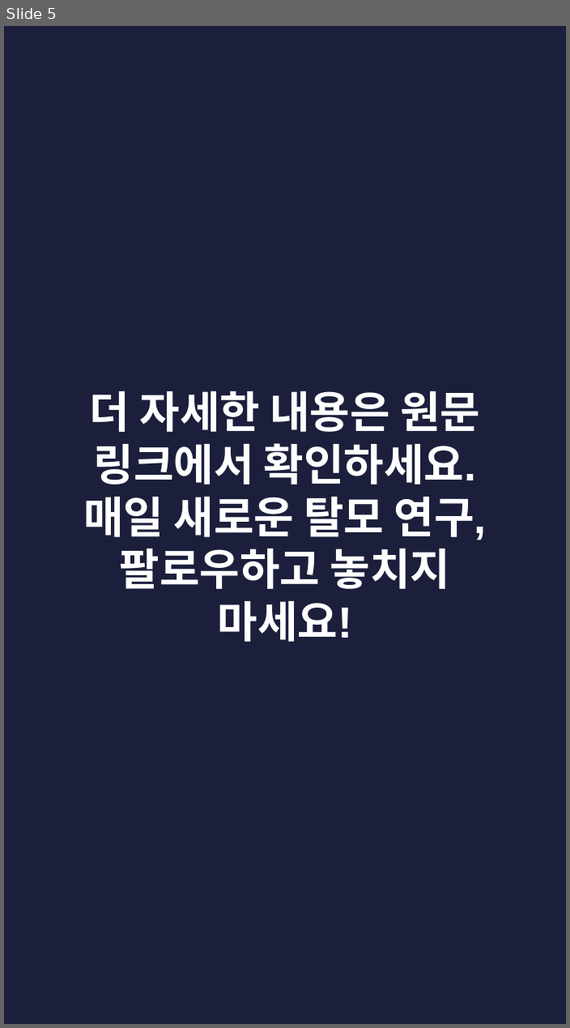
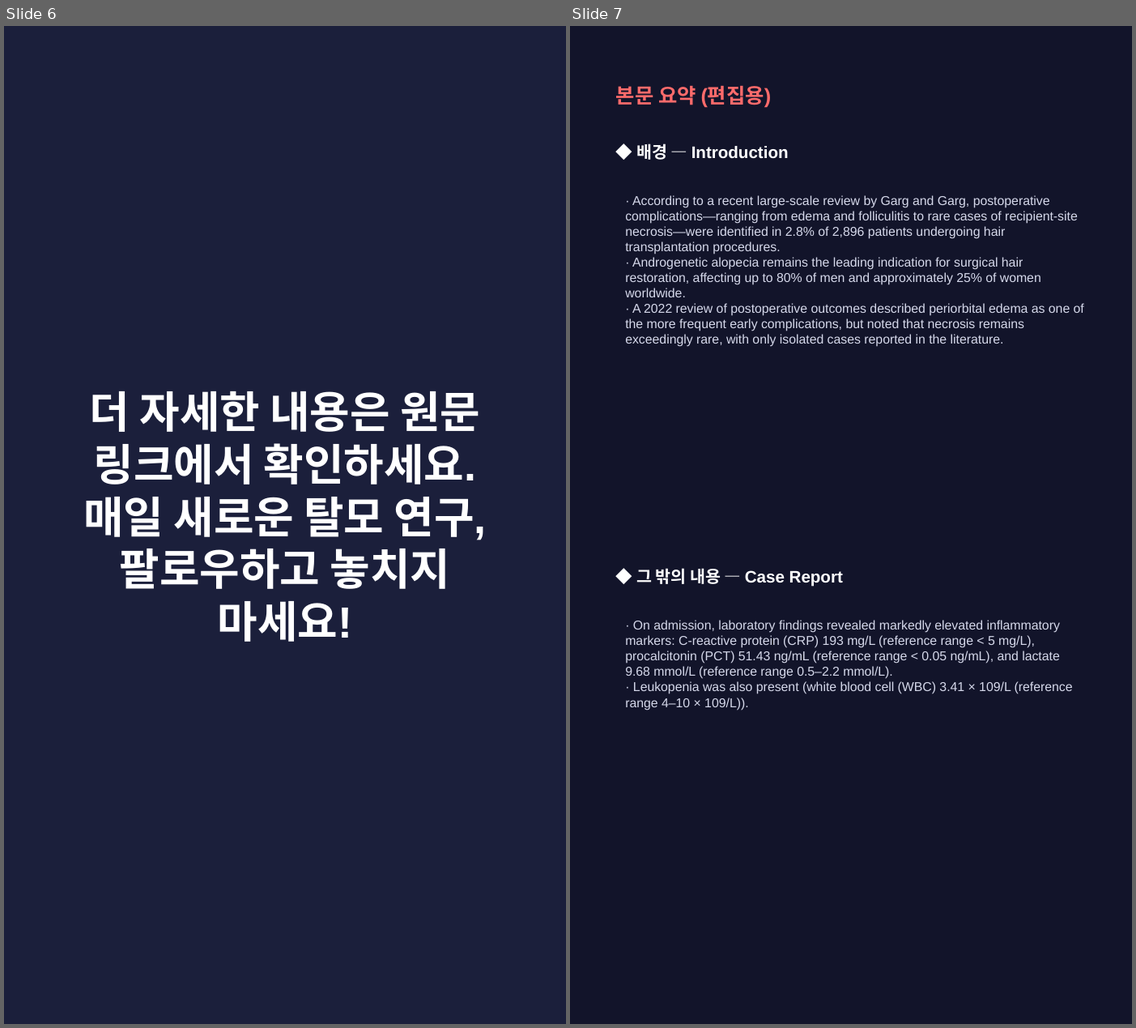
Before and after one commit to hyokang2010-BJ-ANTH/product-builder-test, a slide deck: pwa/data/latest/slides.pptx. Shown side by side, each under a label of ours: slide 5 before the commit, slides 6 and 7 after it. The pictures are 570x1028 and 1136x1028 pixels, drawn with LibreOffice and Linux fonts; fonts in the diff are those of the drawing. Boxes give left, top, right and bottom in pixels: in the first picture for what was removed or moved away, otherwise in the second. Text is boxed around its words. In the diff, an @@ line names an element or a change of style, - is before the commit and + after.

```diff
--- a/pwa/data/latest/slides.pptx
+++ b/pwa/data/latest/slides.pptx
@@ slide 7 added at [570, 26, 1132, 1024], background #12142A @@
@@ text added at [616, 85, 772, 108], 16 pt, text #FF6B6B, bold @@
+본문 요약 (편집용)
@@ text added at [636, 143, 789, 160], 13 pt, text #FFFFFF, bold @@
+◆ 배경 — Introduction
@@ text added at [625, 195, 1084, 347], 10 pt, text #D5D8EA @@
+· According to a recent large-scale review by Garg and Garg, postoperative complications—ranging from edema and folliculitis to rare cases of recipient-site necrosis—were identified in 2.8% of 2,896 patients undergoing hair transplantation procedures.
+· Androgenetic alopecia remains the leading indication for surgical hair restoration, affecting up to 80% of men and approximately 25% of women worldwide.
+· A 2022 review of postoperative outcomes described periorbital edema as one of the more frequent early complications, but noted that necrosis remains exceedingly rare, with only isolated cases reported in the literature.
@@ text added at [636, 568, 843, 587], 13 pt, text #FFFFFF, bold @@
+◆ 그 밖의 내용 — Case Report
@@ text added at [625, 620, 1073, 710], 10 pt, text #D5D8EA @@
+· On admission, laboratory findings revealed markedly elevated inflammatory markers: C-reactive protein (CRP) 193 mg/L (reference range < 5 mg/L), procalcitonin (PCT) 51.43 ng/mL (reference range < 0.05 ng/mL), and lactate 9.68 mmol/L (reference range 0.5–2.2 mmol/L).
+· Leukopenia was also present (white blood cell (WBC) 3.41 × 109/L (reference range 4–10 × 109/L)).
@@ what was slide 5 is now slide 6 @@
```
Also in this commit, not shown: 2 slides changed, 4 other slides added, 3 slides removed, 26 other files.
